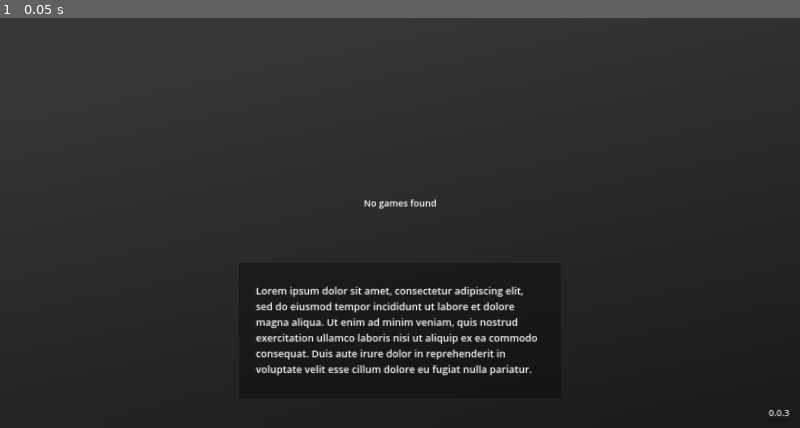
Above: before the commit, frame 1.
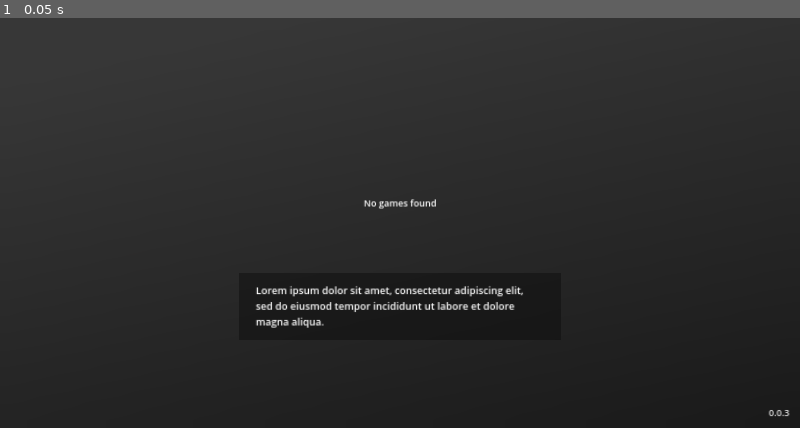
Above: after the commit, the same moment.

Repository: MrEliptik/game_launcher
Game: Godot game, scene res://scenes/app/app.tscn
The game is run twice, just before and just after one commit, with the same random seed, the same clock (stepped at 60 frames per second) and the same inputs.
Inputs:
- Up to frame 1 (0.05 s): no input

The runs differ from the first frame. In frame 1, 1.9% of the frame differs, in the area x 32-68%, y 65-88%.
Error in both runs: Invalid call. Nonexistent function 'has' in base 'Nil'. (res://shared/utils/update_checker.gd:29)

Commit message:
Display more info and parse config file if present

Diff:
--- a/scenes/app/app.tscn
+++ b/scenes/app/app.tscn
@@ -21,10 +21,6 @@
 shader_parameter/lod = 4.731
 
 [sub_resource type="StyleBoxFlat" id="StyleBoxFlat_w6y87"]
-content_margin_left = 40.0
-content_margin_top = 15.0
-content_margin_right = 40.0
-content_margin_bottom = 15.0
 bg_color = Color(0.0313726, 0.0313726, 0.0313726, 0.419608)
 
 [node name="App" type="Control"]
@@ -126,24 +122,30 @@
 
 [node name="PanelContainer" type="PanelContainer" parent="."]
 layout_mode = 1
-anchors_preset = 7
+anchors_preset = -1
 anchor_left = 0.5
 anchor_top = 1.0
 anchor_right = 0.5
 anchor_bottom = 1.0
 offset_left = -386.0
-offset_top = -397.0
+offset_top = -373.0
 offset_right = 386.0
-offset_bottom = -71.0
+offset_bottom = -215.0
 grow_horizontal = 2
-grow_vertical = 0
 theme_override_styles/panel = SubResource("StyleBoxFlat_w6y87")
 
-[node name="Description" type="VBoxContainer" parent="PanelContainer"]
+[node name="MarginContainer" type="MarginContainer" parent="PanelContainer"]
+layout_mode = 2
+theme_override_constants/margin_left = 40
+theme_override_constants/margin_top = 25
+theme_override_constants/margin_right = 40
+theme_override_constants/margin_bottom = 25
+
+[node name="Description" type="VBoxContainer" parent="PanelContainer/MarginContainer"]
 layout_mode = 2
 theme_override_constants/separation = 10
 
-[node name="Title" type="Label" parent="PanelContainer/Description"]
+[node name="Title" type="Label" parent="PanelContainer/MarginContainer/Description"]
 visible = false
 layout_mode = 2
 theme_override_font_sizes/font_size = 38
@@ -151,11 +153,11 @@
 horizontal_alignment = 1
 vertical_alignment = 1
 
-[node name="Description" type="Label" parent="PanelContainer/Description"]
+[node name="Description" type="Label" parent="PanelContainer/MarginContainer/Description"]
 layout_mode = 2
 size_flags_vertical = 3
 theme_override_font_sizes/font_size = 24
-text = "Lorem ipsum dolor sit amet, consectetur adipiscing elit, sed do eiusmod tempor incididunt ut labore et dolore magna aliqua. Ut enim ad minim veniam, quis nostrud exercitation ullamco laboris nisi ut aliquip ex ea commodo consequat. Duis aute irure dolor in reprehenderit in voluptate velit esse cillum dolore eu fugiat nulla pariatur. "
+text = "Lorem ipsum dolor sit amet, consectetur adipiscing elit, sed do eiusmod tempor incididunt ut labore et dolore magna aliqua."
 vertical_alignment = 1
 autowrap_mode = 3
 
--- a/scenes/app/scripts/app.gd
+++ b/scenes/app/scripts/app.gd
@@ -11,8 +11,8 @@
 @onready var timer: Timer = Timer.new()
 @onready var games_container: Control = $Games
 @onready var no_game_found = $NoGameFound
-@onready var title: Label = $PanelContainer/Description/Title
-@onready var description: Label = $PanelContainer/Description/Description
+@onready var title: Label = $PanelContainer/MarginContainer/Description/Title
+@onready var description: Label = $PanelContainer/MarginContainer/Description/Description
 @onready var version_btn = $VersionBtn
 
 @onready var update_checker := UpdateChecker.new()
@@ -97,6 +97,10 @@
 					var extension: String = file.get_extension().to_lower()
 					#TODO: make functionnal with other platforms: mac
 					match extension:
+						"ini", "cfg":
+							parse_config(subdir.get_current_dir().path_join(file), subdir.get_current_dir(), games[file_name])
+							# Config file found, skipping all other files
+							break
 						"exe", "x86_64":
 							print(subdir.get_current_dir())
 							games[file_name]["executable"] = subdir.get_current_dir().path_join(file)
@@ -116,28 +120,54 @@
 		file_name = dir.get_next()
 	print("Games: ", games)
 
-func parse_config(path: String):
+func parse_config(path: String, dir: String, dict: Dictionary):
+	#[GAME]
+	#title = "Sample Game Title"
+	#executable = "game.exe"
+	#capsule = "capsule.png"
+	#background = "bg.png"
+	#description = "Here is a text blurb. \n\n Or use description.txt."
+	#category = ["Tools", "Tests"]
+	#notice = "Coming Soon"
+	#arguments = "--fullscreen"
+#
+	#[SETTINGS]
+	#order = 1
+	#visible = true
+	#pinned = false
+#
+	#[ATTRIBUTES]
+	#players_nb = 1
+
 	var config = ConfigFile.new()
-
 	# Load data from a file.
 	var err = config.load(path)
-
 	# If the file didn't load, ignore it.
 	if err != OK:
 		return
 
-	# Iterate over all sections.
-	for player in config.get_sections():
-		pass
-		# Fetch the data for each section.
-		#var player_name = config.get_value(player, "player_name")
-		#var player_score = config.get_value(player, "best_score")
+	# Fetch the data for each section.
+	dict["executable"] = dir.path_join(config.get_value("GAME", "executable"))
+	dict["capsule"] = dir.path_join(config.get_value("GAME", "capsule"))
+	dict["bg"] = dir.path_join(config.get_value("GAME", "background"))
+	dict["description"] = config.get_value("GAME", "description")
+	dict["players_nb"] = config.get_value("GAME", "players_nb")
+	dict["release_date"] = config.get_value("GAME", "release_date")
+	dict["platforms"] = config.get_value("GAME", "platforms")
+	dict["arguments"] = config.get_value("GAME", "arguments")
+	dict["order"] = config.get_value("SETTINGS", "order")
+	dict["visible"] = config.get_value("SETTINGS", "visible")
+	dict["pinned"] = config.get_value("SETTINGS", "pinned")
 
 func launch_game(game_name: String) -> void:
 	if not games[game_name].has("executable"): return
 	games_container.can_move = false
 	var executable_path: String = games[game_name]["executable"]
-	pid_watching = OS.create_process(executable_path, [])
+	if games[game_name].has("arguments"):
+		var args: PackedStringArray = games[game_name]["arguments"].rsplit(",", false)
+		pid_watching = OS.create_process(executable_path, args)
+	else:
+		pid_watching = OS.create_process(executable_path, [])
 	timer.start()
 
 func stop_game(pid: int) -> void:
--- a/scenes/carousel/scripts/carousel.gd
+++ b/scenes/carousel/scripts/carousel.gd
@@ -22,6 +22,9 @@
 func create_game_buttons(game_button: PackedScene, to_create: Dictionary) -> Array:
 	var count: int = 0
 	for key in to_create.keys():
+		if to_create[key].has("visible"):
+			if not to_create[key]["visible"]: continue
+
 		var instance: Button = game_button.instantiate()
 		instance.game_name = key
 		instance.properties = to_create[key]
--- a/scenes/game_button/game_button.tscn
+++ b/scenes/game_button/game_button.tscn
@@ -1,9 +1,10 @@
-[gd_scene load_steps=12 format=3 uid="uid://dweckt5oraox7"]
+[gd_scene load_steps=13 format=3 uid="uid://dweckt5oraox7"]
 
 [ext_resource type="Script" path="res://scenes/game_button/scripts/game_button.gd" id="1_ggd64"]
 [ext_resource type="Texture2D" uid="uid://bpxmqyewmqdev" path="res://scenes/game_button/visuals/capsule_test.png" id="1_q6lu3"]
 [ext_resource type="Texture2D" uid="uid://rg5y0f8we0t4" path="res://scenes/game_button/visuals/cross.png" id="3_js23g"]
-[ext_resource type="Texture2D" uid="uid://ctwblwukcxf8" path="res://icon.svg" id="4_bj6ij"]
+[ext_resource type="Texture2D" uid="uid://bk0cbuq1a6hxa" path="res://scenes/game_button/visuals/icon_monitor.png" id="4_doxw5"]
+[ext_resource type="Texture2D" uid="uid://bdvpjif5brpw3" path="res://scenes/game_button/visuals/icon_gamepad.png" id="5_he8gh"]
 
 [sub_resource type="StyleBoxFlat" id="StyleBoxFlat_q7ifx"]
 bg_color = Color(0.6, 0.6, 0.6, 0)
@@ -18,10 +19,12 @@
 [sub_resource type="StyleBoxEmpty" id="StyleBoxEmpty_dcdjw"]
 
 [sub_resource type="Gradient" id="Gradient_y2hvx"]
-colors = PackedColorArray(5.17406e-07, 0, 0.332346, 0.752941, 0, 0, 0.333333, 0)
+interpolation_mode = 2
+colors = PackedColorArray(2.4667e-07, 0, 0.245282, 0.835294, 0, 0, 0.333333, 0)
 
 [sub_resource type="GradientTexture2D" id="GradientTexture2D_7argf"]
 gradient = SubResource("Gradient_y2hvx")
+height = 128
 fill_from = Vector2(1, 1)
 
 [sub_resource type="LabelSettings" id="LabelSettings_u381n"]
@@ -73,13 +76,14 @@
 [node name="Gradient" type="TextureRect" parent="."]
 layout_mode = 1
 anchors_preset = -1
-anchor_top = 0.854
+anchor_top = 0.822
 anchor_right = 1.0
 anchor_bottom = 1.0
-offset_top = 0.0219727
+offset_top = 1.24597
 grow_horizontal = 2
 grow_vertical = 0
 texture = SubResource("GradientTexture2D_7argf")
+expand_mode = 1
 
 [node name="InfoContainer" type="HBoxContainer" parent="."]
 layout_mode = 1
@@ -87,10 +91,10 @@
 anchor_top = 1.0
 anchor_right = 1.0
 anchor_bottom = 1.0
-offset_left = 15.0
-offset_top = -37.0
-offset_right = -15.0
-offset_bottom = -11.0
+offset_left = 21.0
+offset_top = -42.0
+offset_right = -21.0
+offset_bottom = -16.0
 grow_horizontal = 2
 grow_vertical = 0
 
@@ -101,7 +105,7 @@
 custom_minimum_size = Vector2(37, 0)
 layout_mode = 2
 size_flags_horizontal = 0
-texture = ExtResource("4_bj6ij")
+texture = ExtResource("4_doxw5")
 expand_mode = 1
 stretch_mode = 5
 
@@ -121,7 +125,7 @@
 custom_minimum_size = Vector2(37, 0)
 layout_mode = 2
 size_flags_horizontal = 10
-texture = ExtResource("4_bj6ij")
+texture = ExtResource("5_he8gh")
 expand_mode = 1
 stretch_mode = 5
 
--- a/scenes/game_button/scripts/game_button.gd
+++ b/scenes/game_button/scripts/game_button.gd
@@ -8,25 +8,35 @@
 
 @onready var capsule: TextureRect = $Capsule
 @onready var cross = $Cross
+@onready var gradient: TextureRect = $Gradient
+@onready var info_container: HBoxContainer = $InfoContainer
+@onready var platform: Label = $InfoContainer/PlatformContainer/Platform
+@onready var player_nb: Label = $InfoContainer/PlayerContainer/PlayerNb
 
 func _ready() -> void:
 	pivot_offset = size / 2.0
 
 	cross.visible = false
+	gradient.modulate.a = 0.0
+	info_container.modulate.a = 0.0
+
+	platform.text = ""
+	player_nb.text = ""
 
 	if properties.has("capsule"):
 		var tex: ImageTexture = load_image_texture(properties["capsule"])
-		if not tex: return
-		capsule.texture = tex
+		if tex:
+			capsule.texture = tex
 
 	if properties.has("platforms"):
-		pass
+		platform.text = properties["platforms"]
 
 	if properties.has("release_date"):
-		pass
+		if properties["release_date"] != "":
+			platform.text += " · " + properties["release_date"]
 
 	if properties.has("players_nb"):
-		pass
+		player_nb.text = properties["players_nb"]
 
 func load_image_texture(path: String) -> ImageTexture:
 	var capsule_im: Image = Image.new()
@@ -44,9 +54,13 @@
 	tween = create_tween().set_ease(Tween.EASE_IN_OUT).set_trans(Tween.TRANS_CUBIC)
 	if state:
 		tween.tween_property(self, "scale", Vector2(1.15, 1.15), 0.2)
+		tween.parallel().tween_property(info_container, "modulate:a", 1.0, 0.25)
+		tween.parallel().tween_property(gradient, "modulate:a", 1.0, 0.25)
 		#tween.tween_property(self, "rotation_degrees", 360.0, 0.2).from(0.0)
 	else:
 		tween.tween_property(self, "scale", Vector2.ONE, 0.4)
+		tween.parallel().tween_property(info_container, "modulate:a", 0.0, 0.25)
+		tween.parallel().tween_property(gradient, "modulate:a", 0.0, 0.25)
 		#tween.tween_property(self, "rotation_degrees", -360.0, 0.3).from(0.0)
 
 func _on_focus_entered() -> void:
